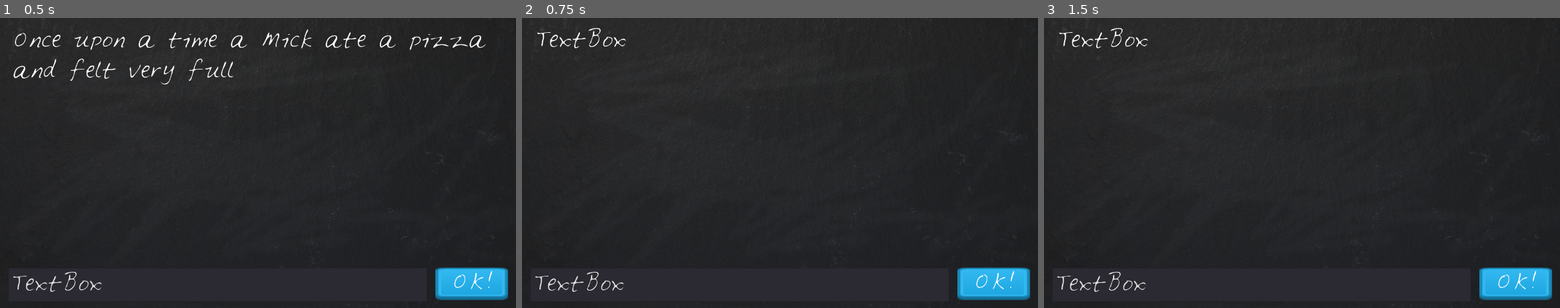
Above: before the commit, frames 1-3 (left to right).
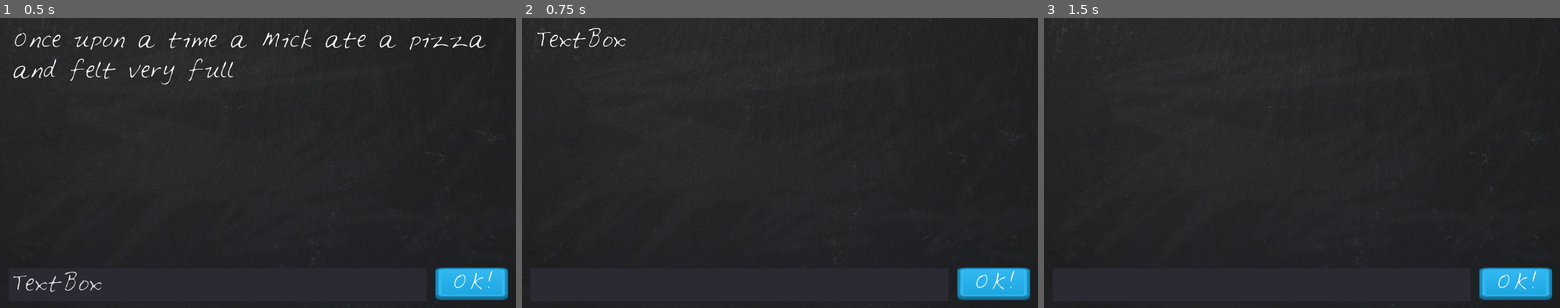
Above: after the commit, the same moments.

Repository: mc-carthy/gdLoonyLips
Game: Godot game, scene res://LoonyLips.tscn
Two runs of this game, one before a commit and one after it. Both use one fixed random seed, a clock stepped at 60 frames per second and the inputs below.
Inputs:
- Up to frame 1 (0.5 s): no input
- Up to frame 2 (0.75 s): click "OK!" at 0.5 s
- Up to frame 3 (1.5 s): click "OK!" at 1.25 s

Frame 1 is identical in both runs. In frame 2, 0.2% of the frame differs, in the area x 2-20%, y 87-95%; in frame 3, 0.4%, in the area x 2-21%, y 3-95%.

Commit message:
Clear text box on submission

Diff:
--- a/LoonyLips.gd
+++ b/LoonyLips.gd
@@ -10,6 +10,7 @@
 
 func _on_TextBox_text_entered(new_text):
 	$Blackboard/StoryText.text = new_text
+	$Blackboard/TextBox.text = ""
 
 
 func _on_SubmitTextButton_pressed():
